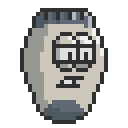
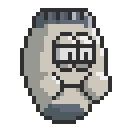
Layer changes from the first w=128, h=128 image to the second:
painted on "Capa 4 copia 7" over bbox(20, 72, 112, 104)
